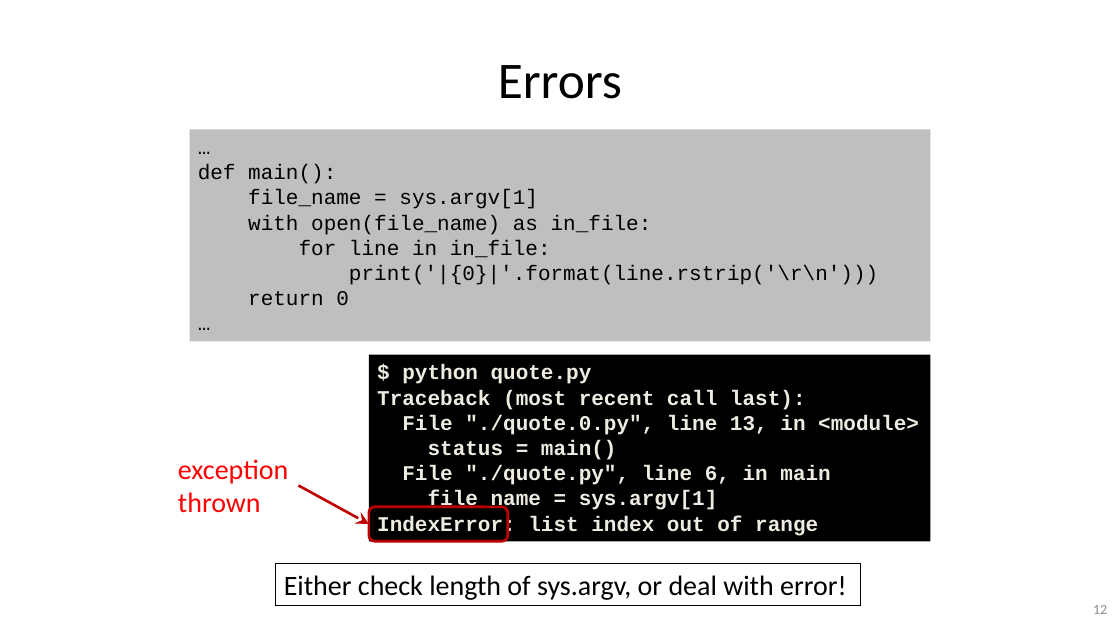
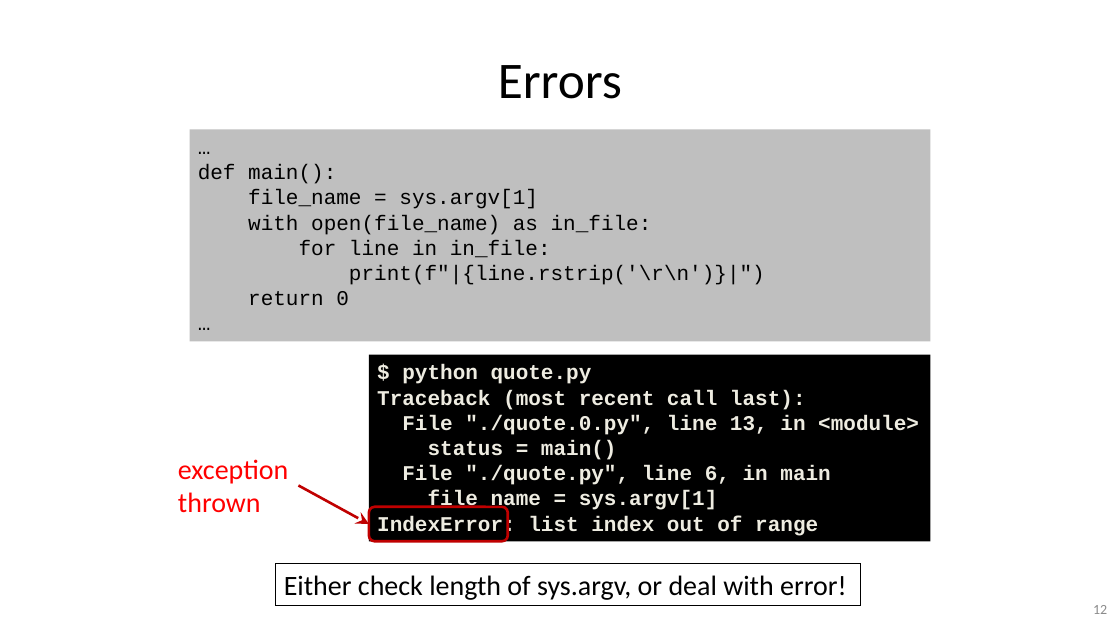
Before and after one commit to gjbex/Python-software-engineering, a slide deck: slide 12 of python_software_engineering.pptx. Drawn at 1120x630 pixels with LibreOffice and Linux fonts; fonts in the diff are those of the drawing. Boxes give left, top, right and bottom in pixels: in the first picture for what was removed or moved away, otherwise in the second. Text is boxed around its words. In the diff, an @@ line names an element or a change of style, - is before the commit and + after.

Commit message:
Fix typos

```diff
--- a/python_software_engineering.pptx
+++ b/python_software_engineering.pptx
@@ text in rectangle at (349, 265, 765, 285): text changed @@
-print('|{0}|'.format(line.rstrip('\r\n')))
+print(f"|{line.rstrip('\r\n')}|")
```
Also in this commit, not shown: 9 other slides changed, 2 slides removed.
